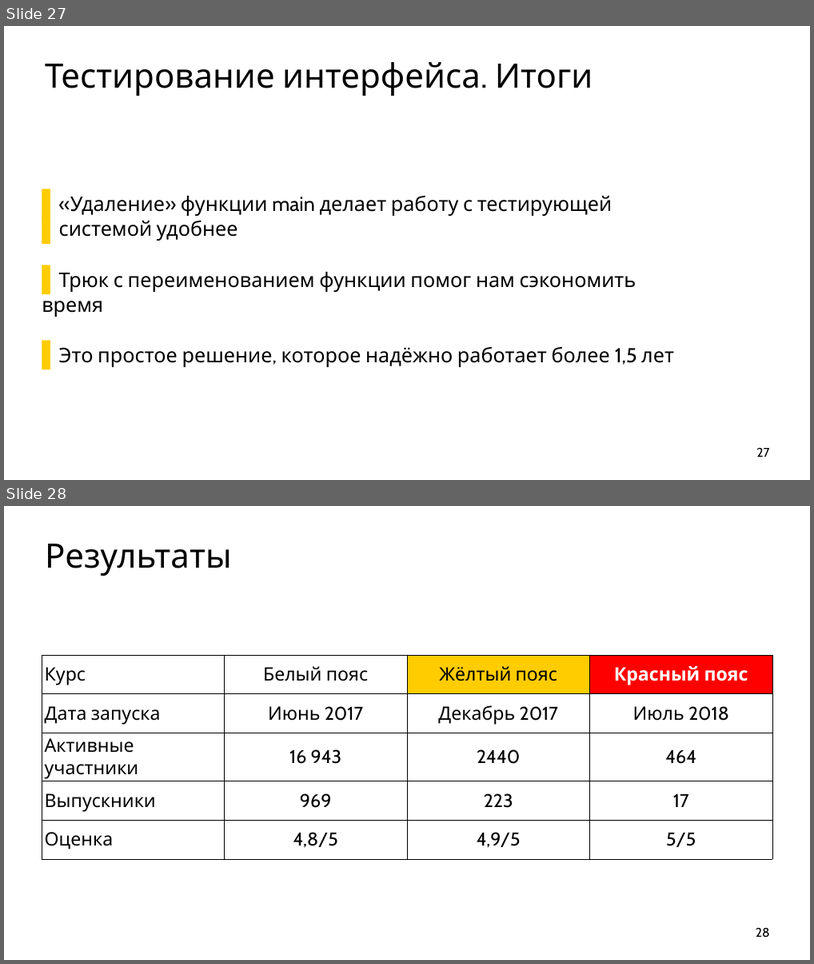
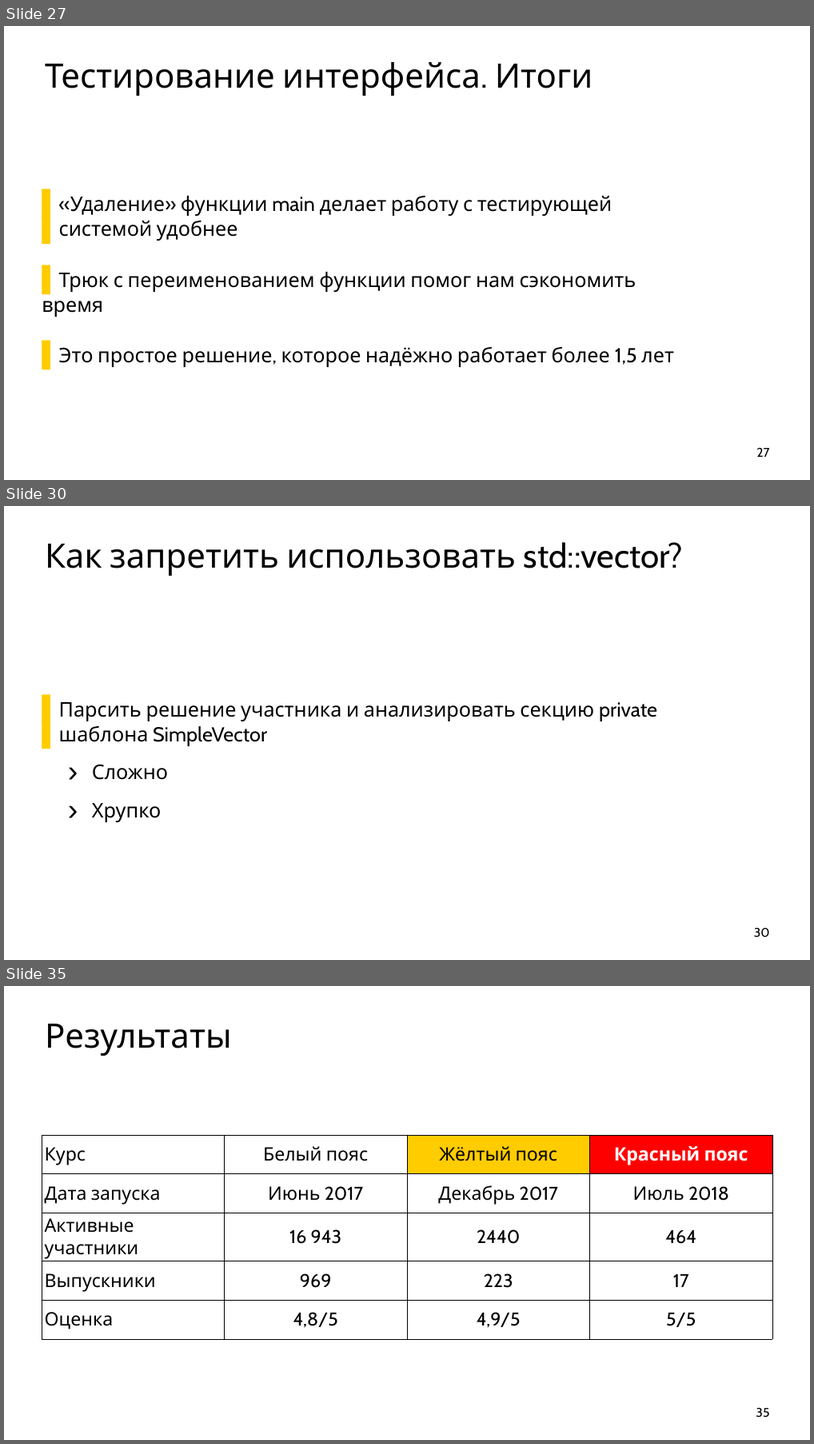
Before and after one commit to ishfb/cpprus18, a slide deck: slides.pptx. Shown one above the other, each under a label of ours: slides 27 and 28 before the commit, slides 27, 30 and 35 after it; the slides between them are not shown. The pictures are 814x964 and 814x1444 pixels, drawn with LibreOffice and Linux fonts; fonts in the diff are those of the drawing. Boxes give left, top, right and bottom in pixels: in the first picture for what was removed or moved away, otherwise in the second. Text is boxed around its words. In the diff, an @@ line names an element or a change of style, - is before the commit and + after.

```diff
--- a/slides.pptx
+++ b/slides.pptx
@@ slide 30 added at <box>4,506,810,960</box>, background #FFFFFF @@
@@ title added at <box>45,542,683,576</box>, 80 pt, text #000000 @@
+Как запретить использовать std::vector?
@@ text added at <box>59,702,658,822</box>, 48 pt, text #000000 @@
+  ▌ Парсить решение участника и анализировать секцию private
+  ▌ шаблона SimpleVector
+    › Сложно
+    › Хрупко
@@ page number added at <box>754,927,770,937</box>, 30 pt, text #000000 @@
+30
@@ what was slide 28 is now slide 35 @@
@@ page number at <box>756,1407,770,1417</box>: text changed @@
-28
+35
```
Also in this commit, not shown: 6 other slides added.
